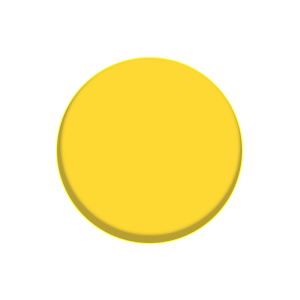
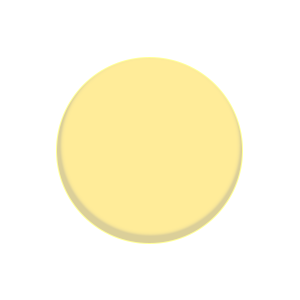
Revision of a layered 300x300 image; what changed, layer by layer:
"Ellipse 1": opacity 80% → 40% over [56, 57, 243, 244]
